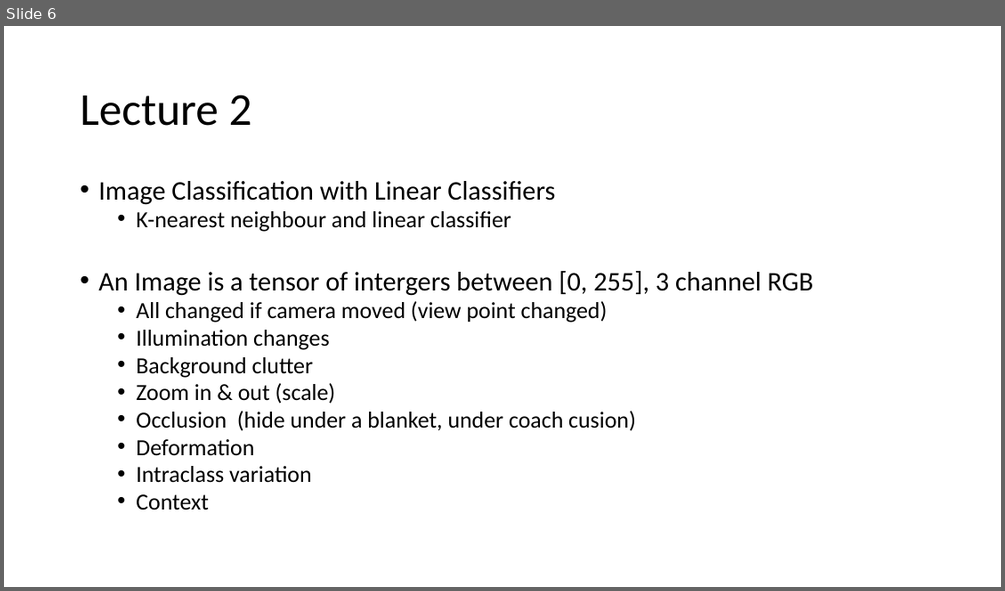
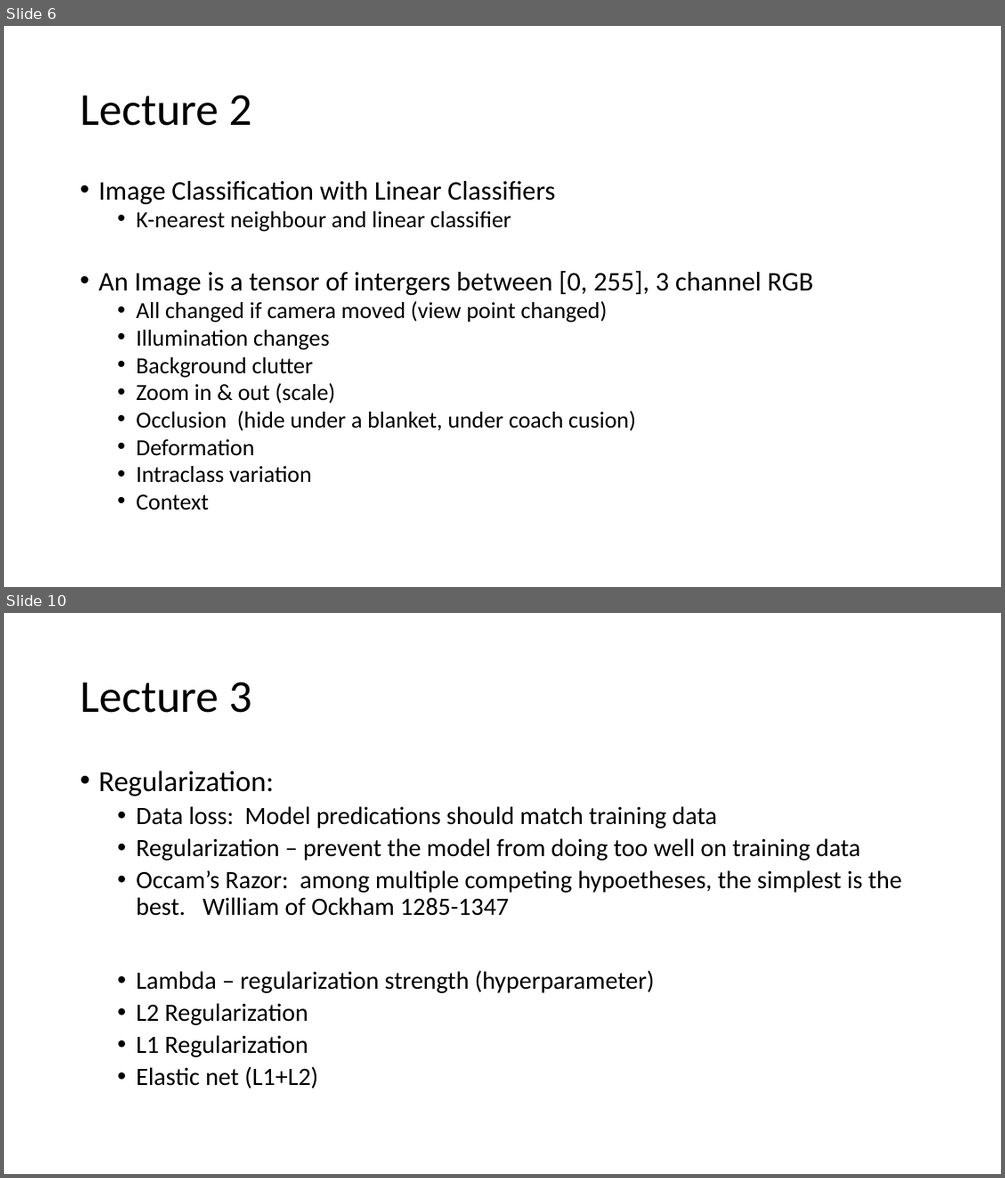
Before and after one commit to marvinxu99/AI_Computer_Vision, a slide deck: Docs/__mx_Standford_CS231N - Computer Vision.pptx. Shown one above the other, each under a label of ours: slide 6 before the commit, slides 6 and 10 after it; the slides between them are not shown. The pictures are 1005x591 and 1005x1178 pixels, drawn with LibreOffice and Linux fonts; fonts in the diff are those of the drawing. Boxes give left, top, right and bottom in pixels: in the first picture for what was removed or moved away, otherwise in the second. Text is boxed around its words. In the diff, an @@ line names an element or a change of style, - is before the commit and + after.

```diff
--- a/Docs/__mx_Standford_CS231N - Computer Vision.pptx
+++ b/Docs/__mx_Standford_CS231N - Computer Vision.pptx
@@ slide 10 added at box(4, 613, 1001, 1174), background #FFFFFF @@
@@ title added at box(80, 682, 252, 713), 44 pt, text #000000 @@
+Lecture 3
@@ text added at box(98, 771, 902, 1088), 24 pt, text #000000 @@
+• Regularization:
+  • Data loss: Model predications should match training data
+  • Regularization – prevent the model from doing too well on training data
+  • Occam’s Razor: among multiple competing hypoetheses, the simplest is the best. William of Ockham 1285-1347
+  • Lambda – regularization strength (hyperparameter)
+  • L2 Regularization
+  • L1 Regularization
+  • Elastic net (L1+L2)
```
Also in this commit, not shown: 5 other slides added, 4 other files.
